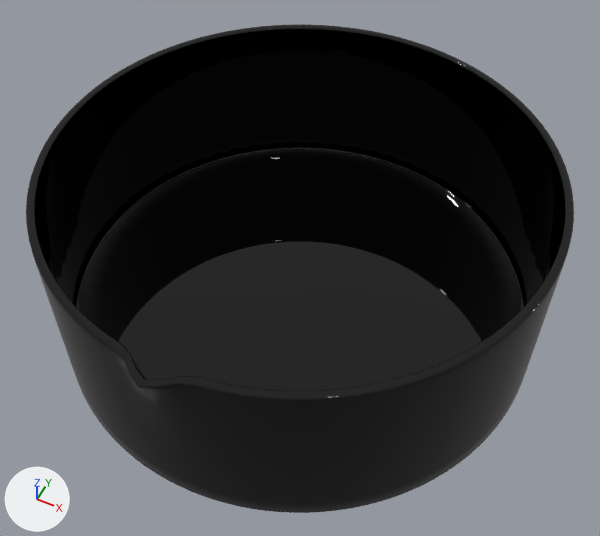
What one commit did to the glTF model public/model/pot.glb.
The view is the same before and after, from a 50 mm lens placed at (0.209, -0.418, 0.564), pointed at (0.009, -0.017, 0.063). The axes (+X, +Y, +Z) are drawn at lower left. The lights are the same throughout. Vertices at the same position are counted once.

Names of what the first picture shows: 'pot'.
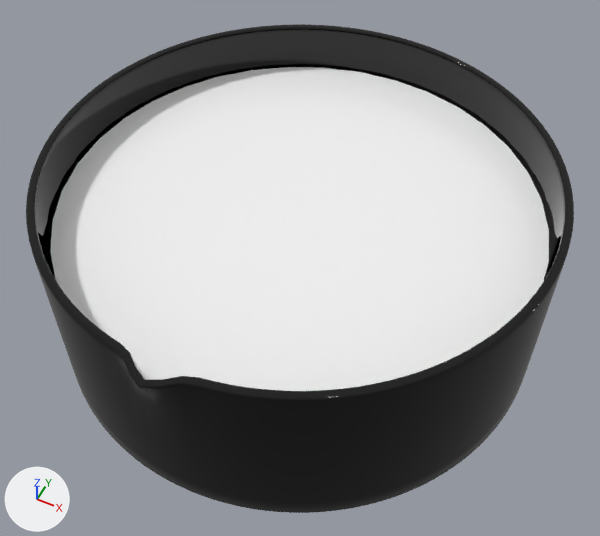
The newer file is also rescaled (x39.37) as a whole; pictures and numbers use the older file's frame.

The change, as a diff of the scene's bpy script:
```diff
--- a/public/model/pot.glb.py
+++ b/public/model/pot.glb.py
@@ mat_material__180 @@
+mat_material__180 = principled_material('Material #180')
+mat_material__180.base_color = (0.929, 0.929, 0.929)  # white #f7f7f7
+mat_material__180.roughness = 0.0
@@ me_pot @@
 me_pot.from_pydata(...)  # 3970 vertices, 7936 faces; spans x -0.2..0.2, y -0.213..0.2, z 0.0..0.15
 # used by ob_pot; location = (0.0, 0.0, 0.0)
+# me_pot part 1: a new loose piece, a 36-sided cylinder along z spanning x -0.191..0.191, y -0.191..0.191, z 0.012..0.11, in mat_material__180 (white #f7f7f7)
 me_pot.materials.append(mat_glass)
+me_pot.materials.append(mat_material__180)  # white #f7f7f7
```

Pixel boxes (x1, y1, x2, y2) of what changed, in the pictures (600 x 536 px):
part 1 of me_pot, added
    after: (50, 67, 549, 391)
